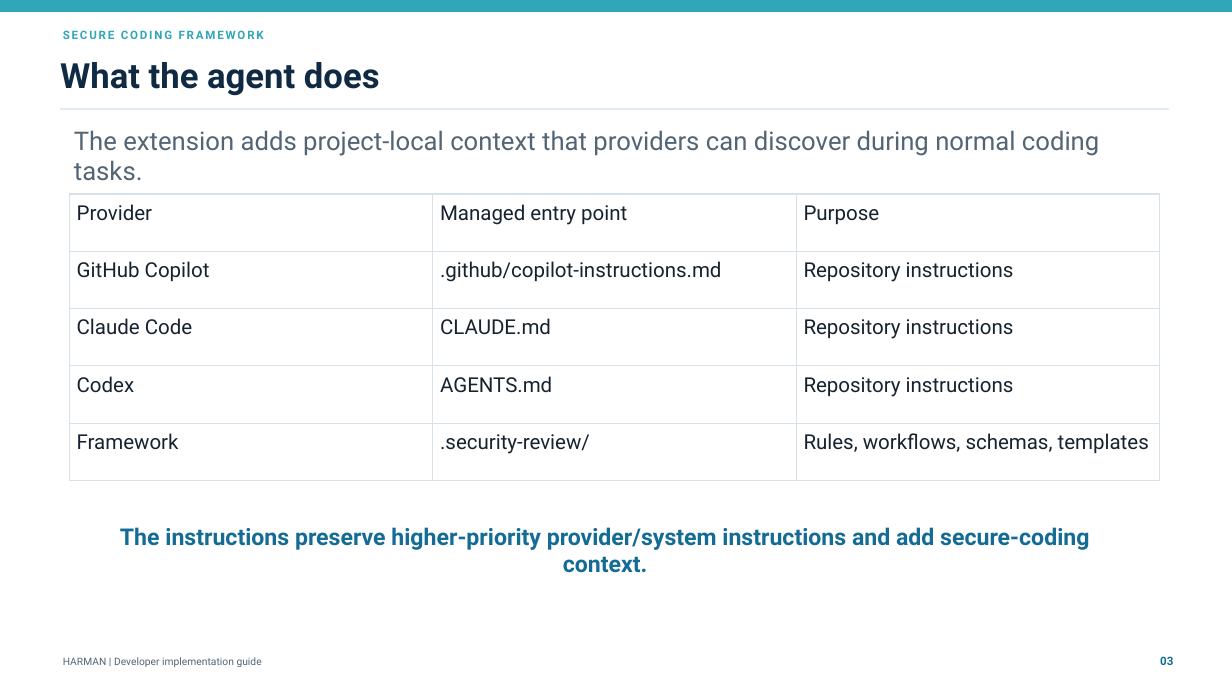
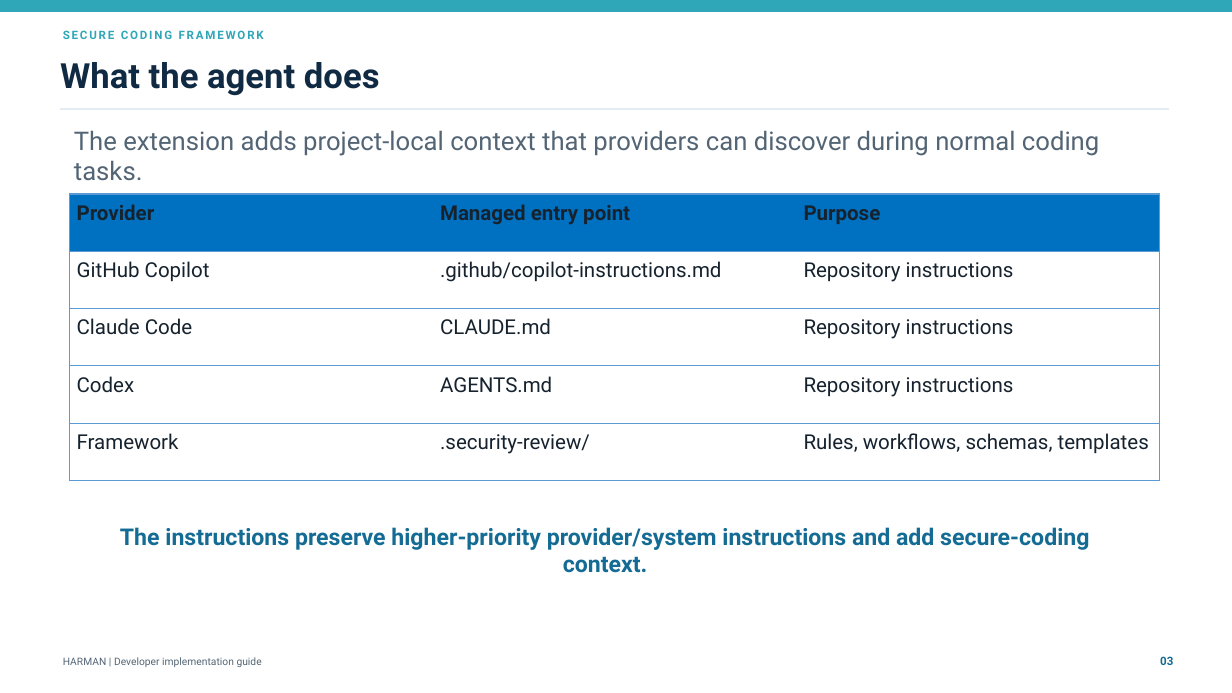
Before and after one commit to cyberintruder/VSCodePlugin-for-Securing-LLM-Prompts, a slide deck: slide 3 of docs/secure-coding-framework-developer-presentation-organized-v3.pptx. Drawn at 1232x693 pixels with LibreOffice and Linux fonts; fonts in the diff are those of the drawing. Boxes give left, top, right and bottom in pixels: in the first picture for what was removed or moved away, otherwise in the second. Text is boxed around its words. In the diff, an @@ line names an element or a change of style, - is before the commit and + after.

```diff
--- a/docs/secure-coding-framework-developer-presentation-organized-v3.pptx
+++ b/docs/secure-coding-framework-developer-presentation-organized-v3.pptx
@@ table at (69, 194, 1159, 481) @@
@@ fill none to #0070C0 in row 1 @@
@@ fill none to #FFFFFF in 12 cells @@
@@ bold on in "Provider", "Managed entry point", "Purpose" @@
@@ borders changed @@
```
Also in this commit, not shown: 3 other slides changed, 2 other files.
